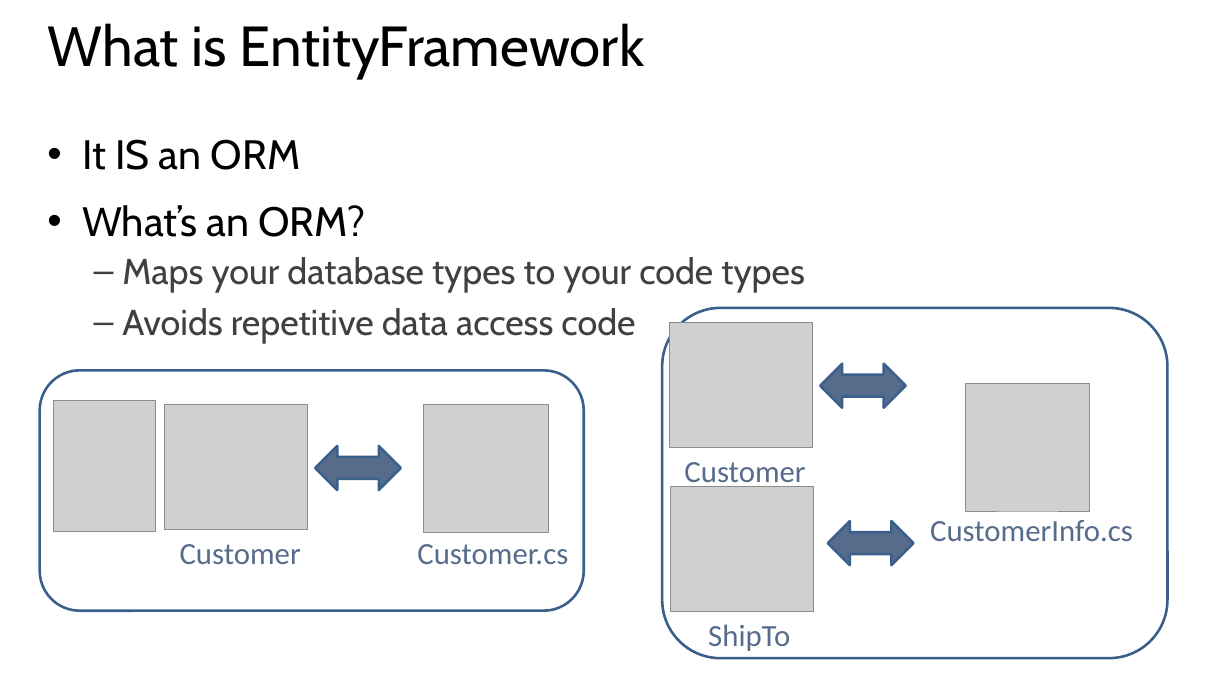
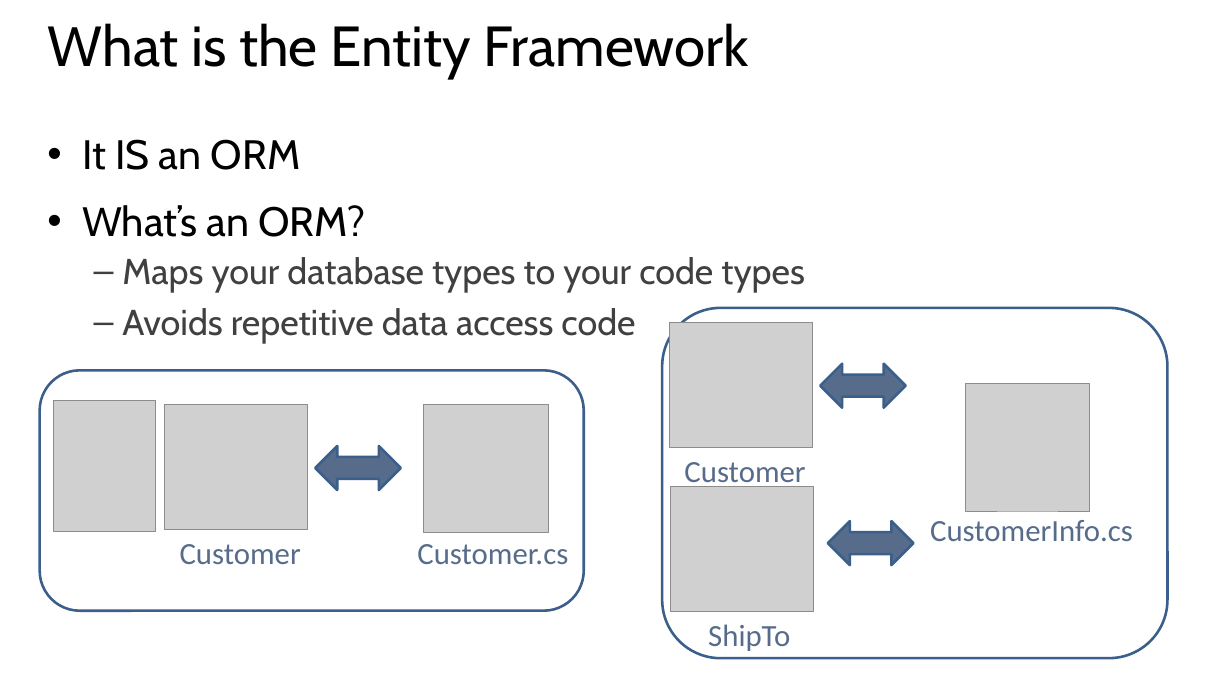
Before and after one commit to xuemiantao/EntityFramework, a slide deck: slide 7 of Slides/01 - Introduction to Entity Framework.pptx. Drawn at 1232x693 pixels with LibreOffice and Linux fonts; fonts in the diff are those of the drawing; grey boxes stand for pictures. Boxes give left, top, right and bottom in pixels: in the first picture for what was removed or moved away, otherwise in the second. Text is boxed around its words. In the diff, an @@ line names an element or a change of style, - is before the commit and + after.

```diff
--- a/Slides/01 - Introduction to Entity Framework.pptx
+++ b/Slides/01 - Introduction to Entity Framework.pptx
@@ title at (48, 23, 749, 79): text changed @@
-What is EntityFramework
+What is the Entity Framework
```
Also in this commit, not shown: 3 other slides changed, 1 other file.
